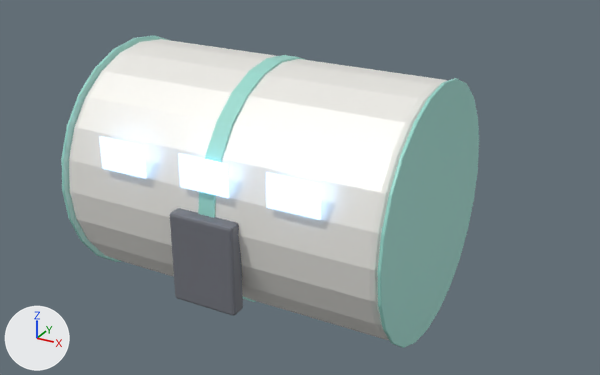
The glTF model public/models/habitat.glb: old version first, new version second.
Before and after are seen from a 50 mm lens placed at (7.07, -11.96, 5.93), pointed at (0.44, 0.09, -0.1). Every picture has the same lights, and +X, +Y and +Z are marked at lower left. The first picture is the older version. Vertices at exactly the same position are counted once.

The first picture shows 'cap_neg', 'cap_pos', 'habitat_band', 'habitat_hull', 'hatch', 'window_0', 'window_1', 'window_2'.
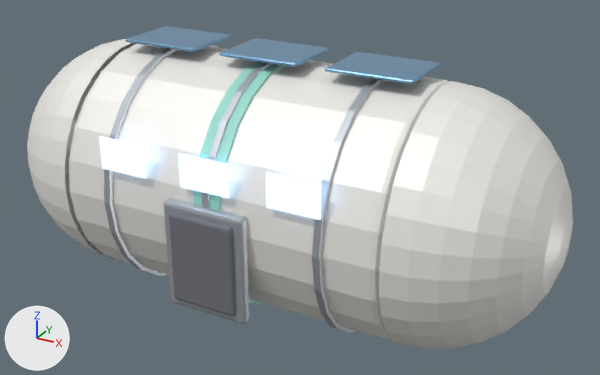
The change in detail:
Material 'seam_metal' (mat_seam_metal) is new.
Its base color is (0.471, 0.506, 0.545) (light grey #b7bdc3).
Its metallic is 0.6.
Its roughness is 0.4.
Material 'radiator_cell' (mat_radiator_cell) is new.
Its base color is (0.184, 0.369, 0.557) (blue #77a4c5).
Its metallic is 0.5.
Its roughness is 0.25.
me_cylinder_003 is used by ob_habitat_band; location (0.0, 0.0, 0.0).
me_cylinder_003 had 48 vertices, 92 faces and spanned x -0.15..0.15, y -2.23..2.23, z -2.23..2.23.
me_cylinder_003 now has 48 vertices, 92 faces and spans x -0.25..0.25, y -2.24..2.24, z -2.24..2.24.
me_cylinder_003 part 1: the whole mesh is scaled about its middle by (1.67, 1, 1).
Mesh me_cylinder_001_1 is new.
It is a 24-sided cylinder along x spanning x -2.06..-1.94, y -2.27..2.27, z -2.27..2.27.
It uses material mat_seam_metal (light grey #b7bdc3).
Mesh me_cylinder_003_1 is new.
It is a 24-sided cylinder along x spanning x 1.94..2.06, y -2.27..2.27, z -2.27..2.27.
It uses material mat_seam_metal (light grey #b7bdc3).
Mesh me_cylinder_002_1 is new.
It is a 24-sided cylinder along x spanning x -0.06..0.06, y -2.27..2.27, z -2.27..2.27.
It uses material mat_seam_metal (light grey #b7bdc3).
Mesh me_cube_008 is new.
It has 24 vertices, 44 faces and spans x -2.75..-1.25, y -0.6..0.6, z 2.33..2.39.
It uses material mat_radiator_cell (blue #77a4c5).
Mesh me_cube_010 is new.
It has 24 vertices, 44 faces and spans x 1.25..2.75, y -0.6..0.6, z 2.33..2.39.
It uses material mat_radiator_cell (blue #77a4c5).
Mesh me_cube_009 is new.
It has 24 vertices, 44 faces and spans x -0.75..0.75, y -0.6..0.6, z 2.33..2.39.
It uses material mat_radiator_cell (blue #77a4c5).
Mesh me_cube_1 is new.
It has 56 vertices, 108 faces and spans x -0.75..0.75, y -2.35..-2.13, z -1.55..0.35.
It uses material mat_seam_metal (light grey #b7bdc3).
Mesh me_sphere_001 is new.
It has 257 vertices, 480 faces and spans x -2.2..0.0, y -2.2..2.2, z -2.2..2.2.
It uses material mat_habitat_white (white #f5f3ee).
Mesh me_sphere is new.
It has 257 vertices, 480 faces and spans x 0.0..2.2, y -2.2..2.2, z -2.2..2.2.
It uses material mat_habitat_white (white #f5f3ee).
Object 'cap_neg' (ob_cap_neg) is deleted.
Object 'cap_pos' (ob_cap_pos) is deleted.
Object 'seam_-2' (ob_seam__2_1) is new; it shows me_cylinder_001_1.
Its location is (0.0, 0.0, 0.0).
Object 'seam_+2' (ob_seam__2) is new; it shows me_cylinder_003_1.
Its location is (0.0, 0.0, 0.0).
Object 'seam_+0' (ob_seam__0) is new; it shows me_cylinder_002_1.
Its location is (0.0, 0.0, 0.0).
Object 'radiator_-2' (ob_radiator__2_1) is new; it shows me_cube_008.
Its location is (0.0, 0.0, 0.0).
Object 'radiator_+2' (ob_radiator__2) is new; it shows me_cube_010.
Its location is (0.0, 0.0, 0.0).
Object 'radiator_+0' (ob_radiator__0) is new; it shows me_cube_009.
Its location is (0.0, 0.0, 0.0).
Object 'hatch_frame' (ob_hatch_frame) is new; it shows me_cube_1.
Its location is (0.0, 0.0, 0.0).
Object 'dome_-3' (ob_dome__3_1) is new; it shows me_sphere_001.
Its location is (-3.0, 0.0, 0.0).
Object 'dome_+3' (ob_dome__3) is new; it shows me_sphere.
Its location is (3.0, 0.0, 0.0).

Location of each change, [x1, y1, x2, y2] in pixels of the pictures (600 x 375 px):
'dome_+3', added: after [379, 81, 573, 349]
'cap_pos', deleted (cyan): before [378, 78, 479, 348]
'dome_-3', added: after [27, 39, 136, 259]
'habitat_band', rescaled (12% wider): before [198, 55, 305, 302]; after [193, 60, 313, 304]
'hatch_frame', added: after [164, 198, 250, 324]
'seam_+2', added: after [312, 79, 383, 333]
'radiator_+2', added (blue): after [324, 52, 441, 84]
'cap_neg', deleted: before [61, 36, 171, 262]
'radiator_+0', added (blue): after [219, 38, 330, 67]
'seam_-2', added: after [104, 45, 217, 276]
'radiator_-2', added (blue): after [125, 26, 232, 52]
'seam_+0', added (mostly hidden): after [202, 62, 271, 303]
